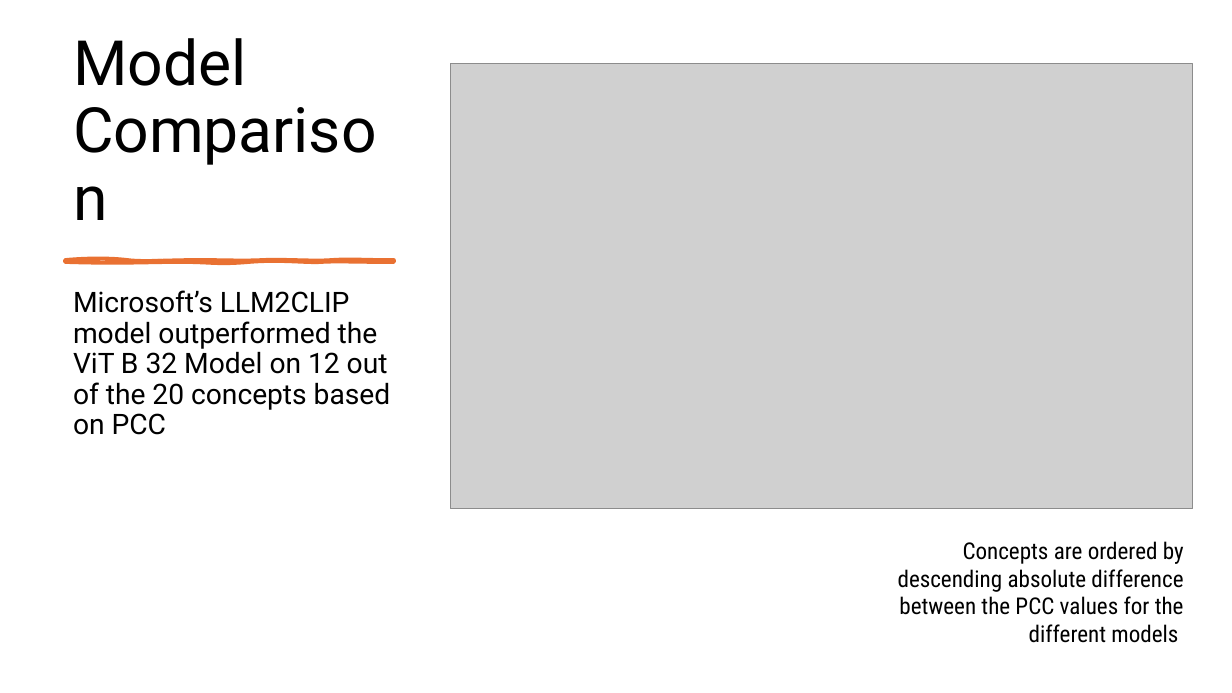
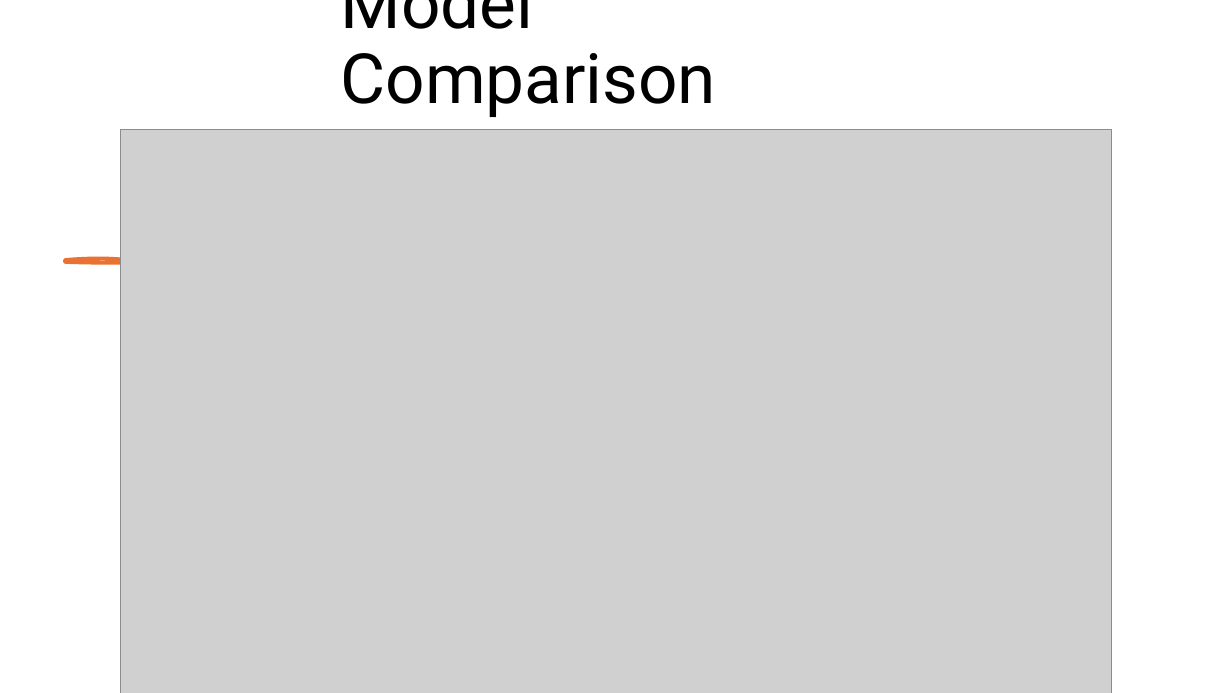
Before and after one commit to ryan-moreno/BMI_771_project, a slide deck: slide 21 of Presentation.pptx. Drawn at 1232x693 pixels with LibreOffice and Linux fonts; fonts in the diff are those of the drawing; grey boxes stand for pictures. Boxes give left, top, right and bottom in pixels: in the first picture for what was removed or moved away, otherwise in the second. Text is boxed around its words. In the diff, an @@ line names an element or a change of style, - is before the commit and + after.

```diff
--- a/Presentation.pptx
+++ b/Presentation.pptx
@@ title "Model Comparison": place and size @@
-title "Model Comparison" at (73,38,246,86)
+title "Model Comparison" at (341,0,717,117)
@@ title "Model Comparison" at (341,0,717,117): size 48.6 to 54 pt @@
@@ picture: place and size @@
-picture at (450,63,1193,508)
+picture at (121,129,1112,693)
@@ text removed at (73,290,391,435) @@
-Microsoft’s LLM2CLIP model outperformed the ViT B 32 Model on 12 out of the 20 concepts based on PCC
@@ text removed at (898,541,1184,643) @@
-Concepts are ordered by descending absolute difference between the PCC values for the different models
```
Also in this commit, not shown: 16 other slides changed, 2 slides added, 2 slides removed.
